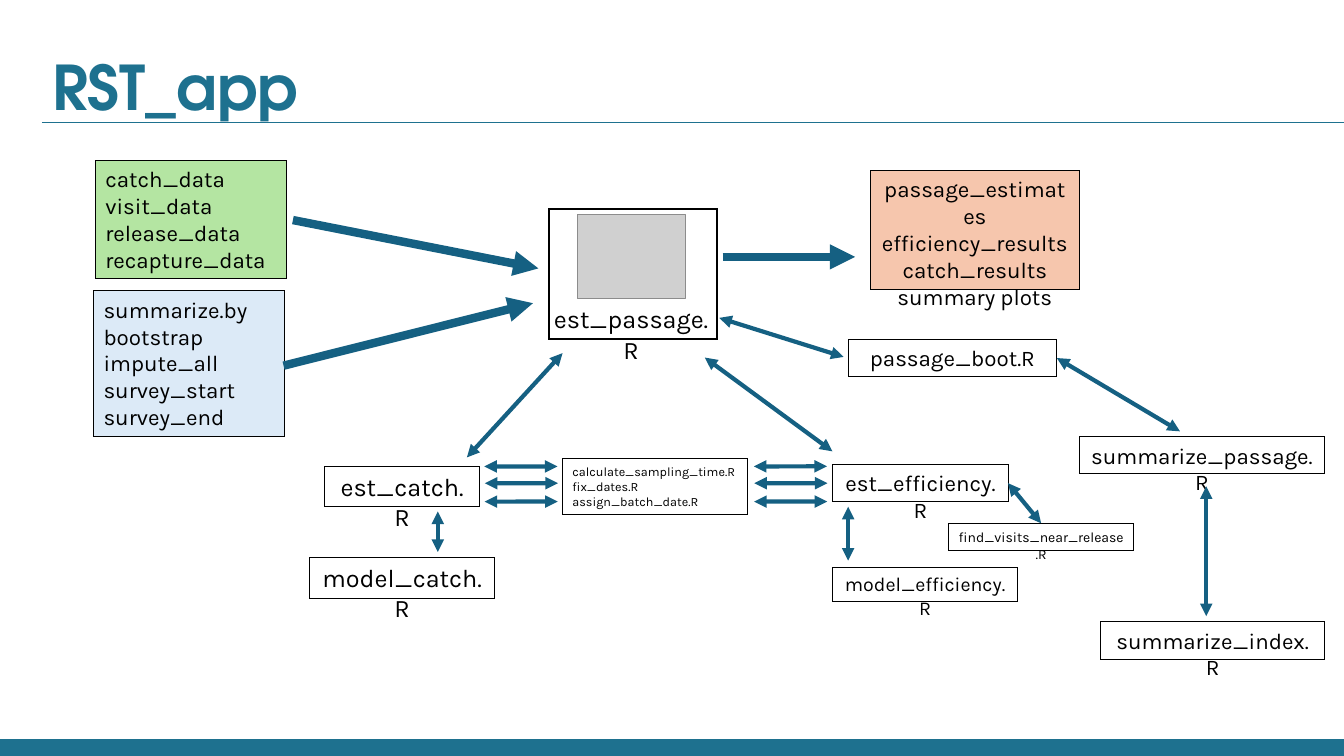
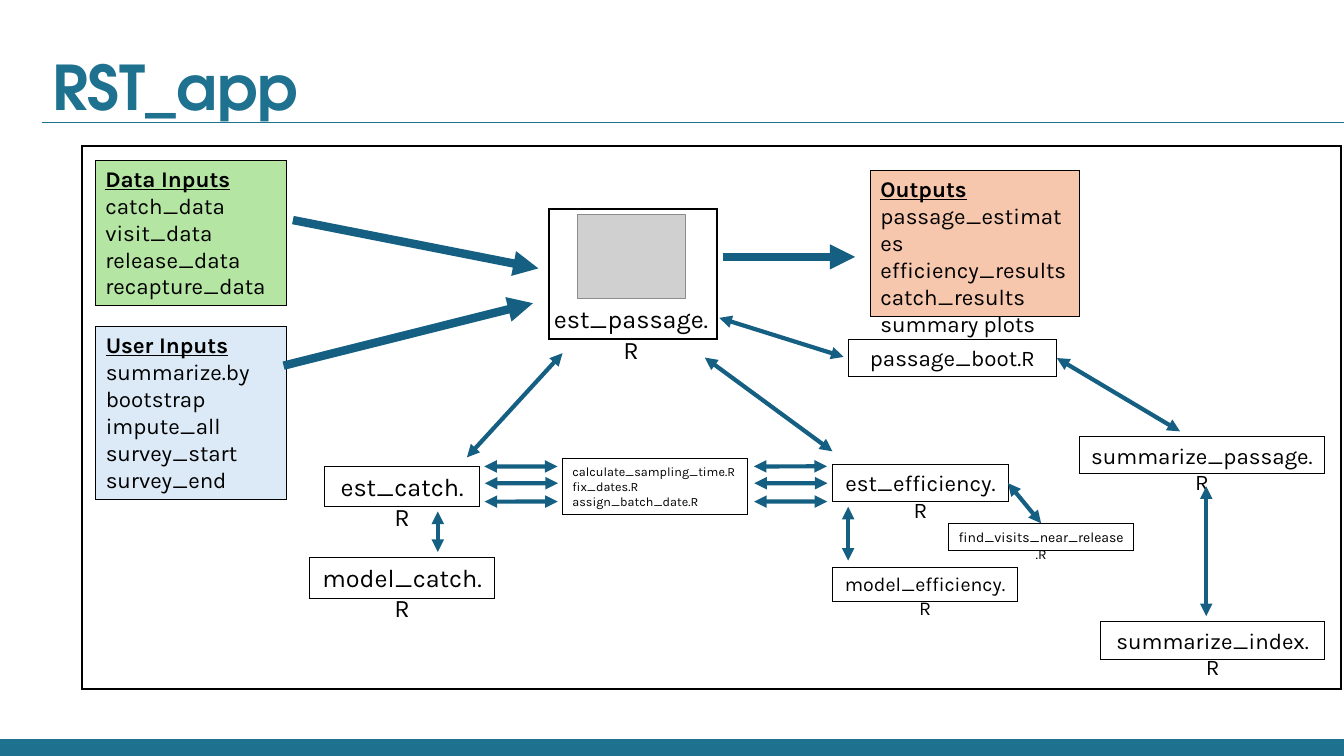
Before and after one commit to arthurbarros-CDFW/RST_app, a slide deck: slide 1 of RST_app update.pptx. Drawn at 1344x756 pixels with LibreOffice and Linux fonts; fonts in the diff are those of the drawing; grey boxes stand for pictures. Boxes give left, top, right and bottom in pixels: in the first picture for what was removed or moved away, otherwise in the second. Text is boxed around its words. In the diff, an @@ line names an element or a change of style, - is before the commit and + after.

```diff
--- a/RST_app update.pptx
+++ b/RST_app update.pptx
@@ rectangle added at (83,146,1342,690), fill #FFFFFF, outline #000000 1.5 pt @@
@@ rectangle "Data Inputs": place and size @@
-rectangle "Data Inputs" at (96,160,286,279)
+rectangle "Data Inputs" at (96,160,286,307)
@@ text in rectangle at (105,172,230,193): paragraph added @@
+Data Inputs
@@ rectangle "Outputs": place and size @@
-rectangle "Outputs" at (871,170,1080,289)
+rectangle "Outputs" at (871,170,1080,317)
@@ text in rectangle at (880,182,966,203): paragraph added @@
+Outputs
@@ text in rectangle at (880,208,1066,338): alignment centre to left @@
@@ rectangle "User Inputs": place and size @@
-rectangle "User Inputs" at (94,291,284,438)
+rectangle "User Inputs" at (96,327,286,500)
@@ text in rectangle at (106,338,228,359): paragraph added @@
+User Inputs
```
Also in this commit, not shown: 5 slides added, 54 other files.
